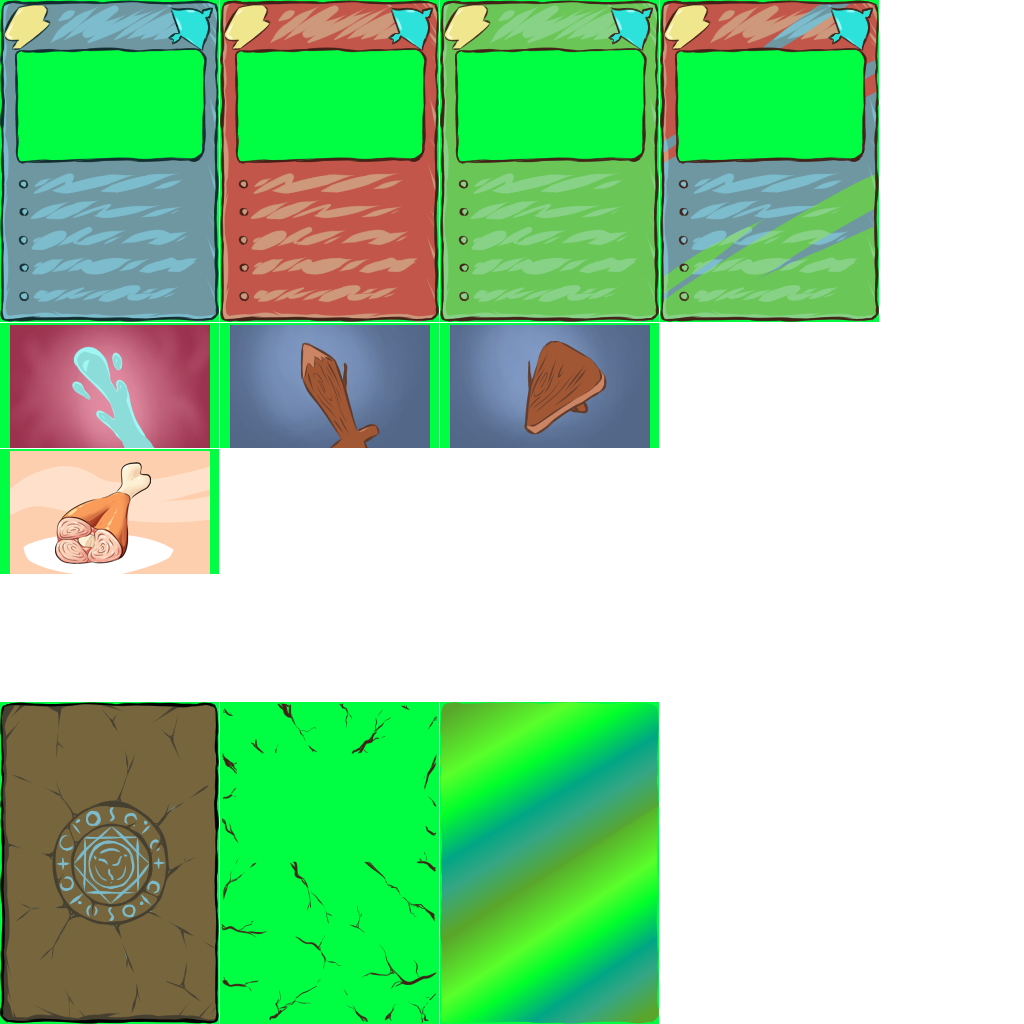
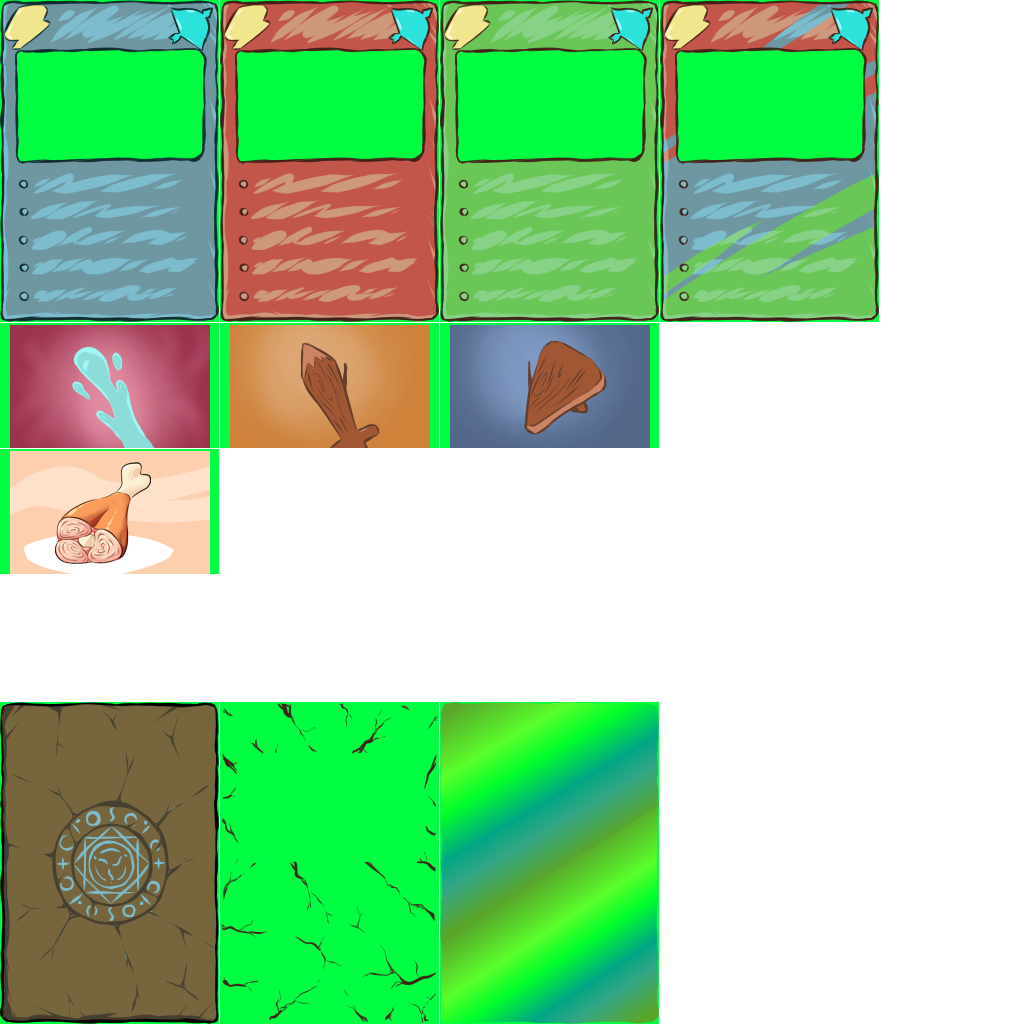
Comparing the layer stacks of the two w=1024, h=1024 images. Changes:
painted on "Copier de lineCard" (4th of 5, in "green") over box(384, 325, 430, 384)
painted on "_light" (1st of 3, in "green" › "Copier de colorCard") over box(384, 325, 430, 384)
painted on "colorBack" (1st of 3, in "green" › "Copier de colorCard") over box(384, 325, 430, 384)
painted on "Copier de lineCard" (5th of 5, in "red") over box(230, 325, 430, 384)
painted on "_light" (2nd of 3, in "red" › "Copier de colorCard") over box(230, 325, 430, 384)
painted on "colorBack" (2nd of 3, in "red" › "Copier de colorCard") over box(230, 325, 430, 384)
painted on "colorBack" (3rd of 3, in "blue" › "colorCard") over box(230, 325, 256, 384)
painted on "back" over box(230, 384, 256, 448)
painted on "Calque de dessin 3" over box(230, 325, 256, 448)
painted on "Copier de Calque de dessin 3" over box(230, 325, 430, 448)
painted on "Calque de dessin 6", masked it over box(230, 325, 430, 448)
painted on "Copier de Calque de dessin 6" over box(230, 325, 430, 448)
painted on "green" (3rd of 3, in "green") over box(230, 325, 268, 332)
painted on "Copier de green" (4th of 8, in "green") over box(230, 325, 430, 448)
painted on "Copier de green" (5th of 8, in "green") over box(230, 332, 268, 448)
